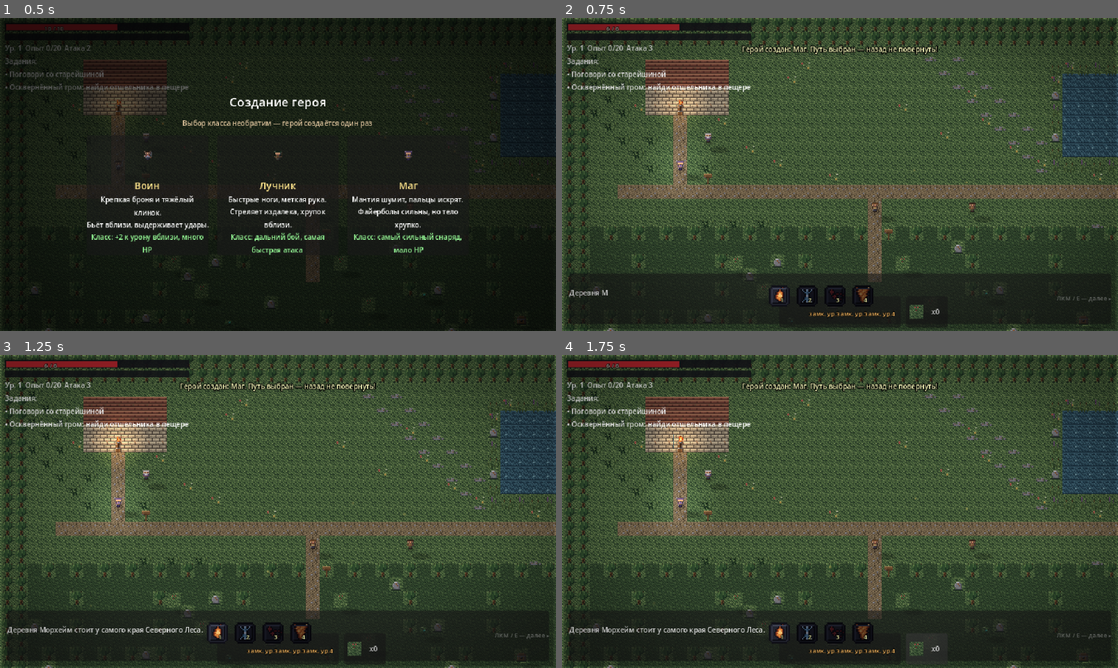
Above: before the commit, frames 1-4 (two rows, left to right).
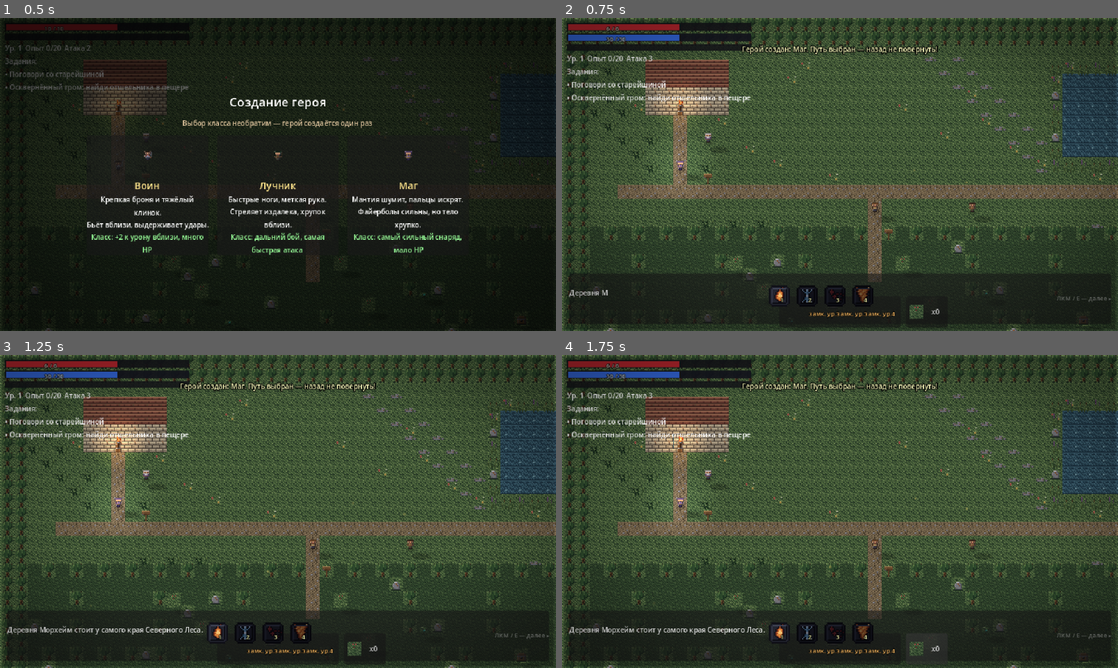
Above: after the commit, the same moments.

Repository: kgazha/shadows-of-the-northwood
Game: Godot game, scene res://scenes/main.tscn
Two runs of this game, one before a commit and one after it. Both use one fixed random seed, a clock stepped at 60 frames per second and the inputs below.
Inputs (mouse positions are in pixels of both pictures, inside the frame that each line leads up to):
- Up to frame 1 (0.5 s): no input
- Up to frame 2 (0.75 s): tap Enter (ui_accept) at 0.5 s; move the mouse to (962, 158) at 0.52 s; press the mouse at (962, 158) at 0.53 s; hold D (move_right) from 0.53 s (still down)
- Up to frame 3 (1.25 s): keep holding D (move_right); tap Enter (ui_accept) at 0.77 s
- Up to frame 4 (1.75 s): release D (move_right) at 1.25 s; release the mouse at (962, 495) at 1.25 s; click "x0" at 1.25 s

Frame 1 is identical in both runs. In frame 2, 2.3% of the frame differs, in the area x 0-34%, y 5-28%; in frame 3, 2.3%; in frame 4, 2.3%.

Commit message:
phase5: out-of-combat HP regen (6s combat lockout) + mage-only mana pool with HUD bar, skill tooltips and save fields

Diff:
--- a/pixel-rpg/scripts/brute.gd
+++ b/pixel-rpg/scripts/brute.gd
@@ -92,6 +92,7 @@
 		world.player.take_damage(2)
 
 func hurt(dmg: int, from: Vector2) -> void:
+	GameState.entered_combat()  # контакт с врагом — реген паузится
 	hp -= dmg
 	hurt_t = 0.3
 	velocity = (global_position - from).normalized() * 50.0
--- a/pixel-rpg/scripts/classes_data.gd
+++ b/pixel-rpg/scripts/classes_data.gd
@@ -30,6 +30,7 @@
 		"name": "Маг", "hp": 6, "dmg": 3, "speed": 95.0,
 		"radius": 70.0, "attack_speed": 1.05, "kind": "ranged",
 		"projectile": 1, "proj_speed": 140.0,
+		"mana": 30,
 		"sprites": "res://assets/class_mage.png",
 		"desc1": "Мантия шумит, пальцы искрят.",
 		"desc2": "Файерболы сильны, но тело хрупко.",
@@ -56,13 +57,13 @@
 		"desc": "Цель получает +50% урона от тебя на 6 с."},
 	"rain": {"name": "Дождь стрел", "level": 4, "cd": 15.0, "icon": 7,
 		"desc": "AoE 30 px в точке курсора, 2x урон, задержка 0.5 с."},
-	"firebolt": {"name": "Огненная стрела", "level": 1, "cd": 4.0, "icon": 8,
+	"firebolt": {"name": "Огненная стрела", "level": 1, "cd": 4.0, "icon": 8, "mana": 6,
 		"desc": "Тяжёлый снаряд 2.5x, AoE 12 px при попадании."},
-	"frost_nova": {"name": "Морозная нова", "level": 2, "cd": 10.0, "icon": 9,
+	"frost_nova": {"name": "Морозная нова", "level": 2, "cd": 10.0, "icon": 9, "mana": 9,
 		"desc": "Враги в радиусе 32 px заморожены на 3 с."},
-	"siphon": {"name": "Поглощение", "level": 3, "cd": 12.0, "icon": 10,
+	"siphon": {"name": "Поглощение", "level": 3, "cd": 12.0, "icon": 10, "mana": 7,
 		"desc": "5 с попадания снарядов лечат по 1 HP."},
-	"firestorm": {"name": "Огненная буря", "level": 4, "cd": 18.0, "icon": 11,
+	"firestorm": {"name": "Огненная буря", "level": 4, "cd": 18.0, "icon": 11, "mana": 14,
 		"desc": "Вокруг себя 3 удара по 1x в радиусе 36 px за 1.5 с."},
 }
 
--- a/pixel-rpg/scripts/game_state.gd
+++ b/pixel-rpg/scripts/game_state.gd
@@ -7,9 +7,22 @@
 signal quest_changed
 signal toast(text: String)
 signal leveled_up(level: int)
+signal regen_hp_tick
+signal regen_mana_tick
+
+# --- восстановление (B+F): внебойная регенерация + мана мага ---
+const COMBAT_HOLD := 6.0        # сколько секунд считаем «в бою» после контакта
+const HP_REGEN_EVERY := 4.0     # +1 HP каждые 4 с вне боя
+const MANA_REGEN_EVERY := 2.0   # +2 маны каждые 2 с вне боя
+const MANA_REGEN_STEP := 2
 
 var max_hp := 10
 var hp := 10
+var mana := 0
+var max_mana := 0
+var combat_t := 0.0
+var _hp_regen_t := 0.0
+var _mana_regen_t := 0.0
 var level := 1
 var xp := 0
 var xp_next := 20
@@ -56,8 +69,47 @@
 	leveled_up.connect(func(_l: int) -> void: save_game())
 	quest_changed.connect(func() -> void: save_game())
 
+func _process(delta: float) -> void:
+	combat_t = maxf(0.0, combat_t - delta)
+	if combat_t > 0.0 or hp <= 0:
+		return  # в бою реген нет — только в тишине
+	if hp < max_hp:
+		_hp_regen_t += delta
+		if _hp_regen_t >= HP_REGEN_EVERY:
+			_hp_regen_t = 0.0
+			hp += 1
+			stats_changed.emit()
+			regen_hp_tick.emit()
+	else:
+		_hp_regen_t = 0.0
+	if max_mana > 0 and mana < max_mana:
+		_mana_regen_t += delta
+		if _mana_regen_t >= MANA_REGEN_EVERY:
+			_mana_regen_t = 0.0
+			mana = mini(max_mana, mana + MANA_REGEN_STEP)
+			stats_changed.emit()
+			regen_mana_tick.emit()
+	else:
+		_mana_regen_t = 0.0
+
+## Контакт с врагом (нанесли или получили) — сброс «тишины» регена.
+func entered_combat() -> void:
+	combat_t = COMBAT_HOLD
+
+## Попотратить ману; false — не хватает (с тостом).
+func try_spend_mana(n: int) -> bool:
+	if n <= 0:
+		return true
+	if mana < n:
+		toast.emit("Не хватает энергии!")
+		return false
+	mana -= n
+	stats_changed.emit()
+	return true
+
 func heal_full() -> void:
 	hp = max_hp
+	mana = max_mana
 	stats_changed.emit()
 
 func hurt(n: int) -> void:
@@ -89,6 +141,13 @@
 	max_hp = int(Classes.class_data(class_id).hp) + 2 * (level - 1) + (4 if has_amulet else 0)
 	if hp > max_hp:
 		hp = max_hp
+	stats_changed.emit()
+
+## Пересчёт макс. маны из класса (0 у не-магов); mana поджимается под потолок.
+func recalc_max_mana() -> void:
+	max_mana = int(Classes.class_data(class_id).get("mana", 0))
+	if mana > max_mana:
+		mana = max_mana
 	stats_changed.emit()
 
 ## Выбор/смена класса: базовые статы пересчитываются, HP полный.
@@ -102,11 +161,12 @@
 		return
 	class_id = id
 	recalc_max_hp()
+	recalc_max_mana()
 	heal_full()
 
 func to_dict() -> Dictionary:
 	return {
-		"max_hp": max_hp, "hp": hp, "level": level, "xp": xp, "xp_next": xp_next,
+		"max_hp": max_hp, "hp": hp, "mana": mana, "level": level, "xp": xp, "xp_next": xp_next,
 		"damage": damage, "has_sword": has_sword, "class_id": class_id,
 		"herbs": herbs, "slime_kills": slime_kills,
 		"elder_quest": elder_quest, "slime_quest": slime_quest,
@@ -145,6 +205,9 @@
 	player_pos = Vector2(float(d.get("px", 0)), float(d.get("py", 0)))
 	pos_valid = bool(d.get("pos_valid", false))
 	recalc_max_hp()  # класс + уровни + амулет — канон поверх сохранённого max_hp
+	recalc_max_mana()
+	# мана: старый сейв без поля => полная; всегда в пределах потолка класса
+	mana = clampi(int(d.get("mana", max_mana)), 0, max_mana)
 	stats_changed.emit()
 	quest_changed.emit()
 
--- a/pixel-rpg/scripts/hud.gd
+++ b/pixel-rpg/scripts/hud.gd
@@ -19,6 +19,9 @@
 var hp_bg: ColorRect            # полоска здоровья (вместо сердец)
 var hp_fill: ColorRect
 var hp_txt: Label
+var mana_bg: ColorRect          # полоска маны — только у мага
+var mana_fill: ColorRect
+var mana_txt: Label
 var xp_bg: ColorRect
 var xp_fill: ColorRect
 var info: Label
@@ -73,6 +76,24 @@
 	hp_txt.add_theme_constant_override("outline_size", 3)
 	hp_txt.position = Vector2(45, 1)
 	hp_bg.add_child(hp_txt)
+	# мана: та же ширина, синий цвет; полоска скрыта, пока max_mana == 0
+	mana_bg = ColorRect.new()
+	mana_bg.color = Color(0.08, 0.08, 0.12, 0.9)
+	mana_bg.size = Vector2(130, 9)
+	mana_bg.custom_minimum_size = Vector2(130, 9)
+	mana_bg.visible = false
+	mana_fill = ColorRect.new()
+	mana_fill.color = Color(0.2, 0.4, 0.85)
+	mana_fill.position = Vector2(1, 1)
+	mana_fill.size = Vector2(128, 7)
+	mana_bg.add_child(mana_fill)
+	mana_txt = Label.new()
+	mana_txt.add_theme_font_size_override("font_size", 7)
+	mana_txt.add_theme_color_override("font_color", Color(0.85, 0.92, 1.0))
+	mana_txt.add_theme_color_override("font_outline_color", Color(0, 0, 0, 0.95))
+	mana_txt.add_theme_constant_override("outline_size", 3)
+	mana_txt.position = Vector2(45, 1)
+	mana_bg.add_child(mana_txt)
 	xp_bg = ColorRect.new()
 	xp_bg.color = Color(0.08, 0.08, 0.1, 0.85)
 	xp_bg.size = Vector2(130, 8)
@@ -87,6 +108,7 @@
 	top.position = Vector2(6, 6)
 	top.add_theme_constant_override("separation", 3)
 	top.add_child(hp_bg)
+	top.add_child(mana_bg)
 	top.add_child(xp_bg)
 	top.add_child(info)
 	top.add_child(quests)
@@ -216,6 +238,14 @@
 	else:
 		hp_fill.color = Color(0.72, 0.15, 0.18)
 	hp_txt.text = "%d / %d" % [GameState.hp, max_hp]
+	# мана — видна только тем, у кого она есть (маг)
+	if GameState.max_mana > 0:
+		mana_bg.visible = true
+		var mf := clampf(GameState.mana / float(GameState.max_mana), 0.0, 1.0)
+		mana_fill.size = Vector2(maxf(0.0, 128.0 * mf), 7)
+		mana_txt.text = "%d / %d" % [GameState.mana, GameState.max_mana]
+	else:
+		mana_bg.visible = false
 	xp_fill.size = Vector2(maxf(0.0, 128.0 * GameState.xp / float(GameState.xp_next)), 6)
 	info.text = "Ур. %d  Опыт %d/%d  Атака %d" % [GameState.level, GameState.xp, GameState.xp_next, GameState.damage]
 	var q: Array[String] = []
@@ -408,7 +438,8 @@
 			at.atlas = skill_icons_tex
 			at.region = Rect2(int(sd.icon) * 16, 0, 16, 16)
 			icon.texture = at
-		icon.tooltip_text = "%s — ур. %d, КД %.0f с\n%s" % [sd.name, sd.level, sd.cd, sd.desc]
+		var mc := int(sd.get("mana", 0))
+		icon.tooltip_text = "%s — ур. %d, КД %.0f с%s\n%s" % [sd.name, sd.level, sd.cd, (", энергия %d" % mc) if mc > 0 else "", sd.desc]
 		slot["hot"].text = str(i + 1)
 
 func _update_skill_states() -> void:
--- a/pixel-rpg/scripts/player.gd
+++ b/pixel-rpg/scripts/player.gd
@@ -41,6 +41,13 @@
 	add_child(anim)
 	apply_class()
 	anim.play("down")
+	# тик регенерации — видимая искра над героем
+	GameState.regen_hp_tick.connect(func() -> void:
+		if is_instance_valid(self):
+			_spark(global_position + Vector2(0, -12), Color(0.45, 0.95, 0.5, 0.9), 5.0))
+	GameState.regen_mana_tick.connect(func() -> void:
+		if is_instance_valid(self):
+			_spark(global_position + Vector2(0, -12), Color(0.4, 0.65, 1.0, 0.9), 5.0))
 
 func class_data() -> Dictionary:
 	return Classes.class_data(GameState.class_id)
@@ -336,6 +343,9 @@
 		"execute", "mark":
 			if _skill_target() == null:
 				return false  # без цели кулдаун не тратим
+	# мана тратится после проверки цели — неудачный каст не «съедает» энергию
+	if not GameState.try_spend_mana(int(sd.get("mana", 0))):
+		return false
 	skill_cd[i] = float(sd.cd)
 	match sid:
 		"power_strike":
@@ -390,6 +400,7 @@
 			for e in get_tree().get_nodes_in_group("enemy"):
 				if is_instance_valid(e) and "freeze_t" in e and global_position.distance_to(e.global_position) <= 32.0:
 					e.freeze_t = 3.0
+			GameState.entered_combat()  # заморозка — тоже бой, хоть и без урона
 			GameState.toast.emit("Морозная нова!")
 		"siphon":
 			siphon_t = 5.0
@@ -448,6 +459,7 @@
 		return  # кувырок = i-frames: сквозь удары и снаряды
 	hurt_cd = 0.8
 	_flash_t = 0.35
+	GameState.entered_combat()  # реген «замолкает» на время боя
 	GameState.hurt(n)
 	if GameState.hp <= 0:
 		cancel_orders()
--- a/pixel-rpg/scripts/slime.gd
+++ b/pixel-rpg/scripts/slime.gd
@@ -91,6 +91,7 @@
 func hurt(dmg: int, from: Vector2) -> void:
 	if dying:
 		return
+	GameState.entered_combat()  # контакт с врагом — реген паузится
 	hp -= dmg
 	hurt_t = 0.3
 	velocity = (global_position - from).normalized() * 70.0
Not shown, changed: DEV-NOTES.md
